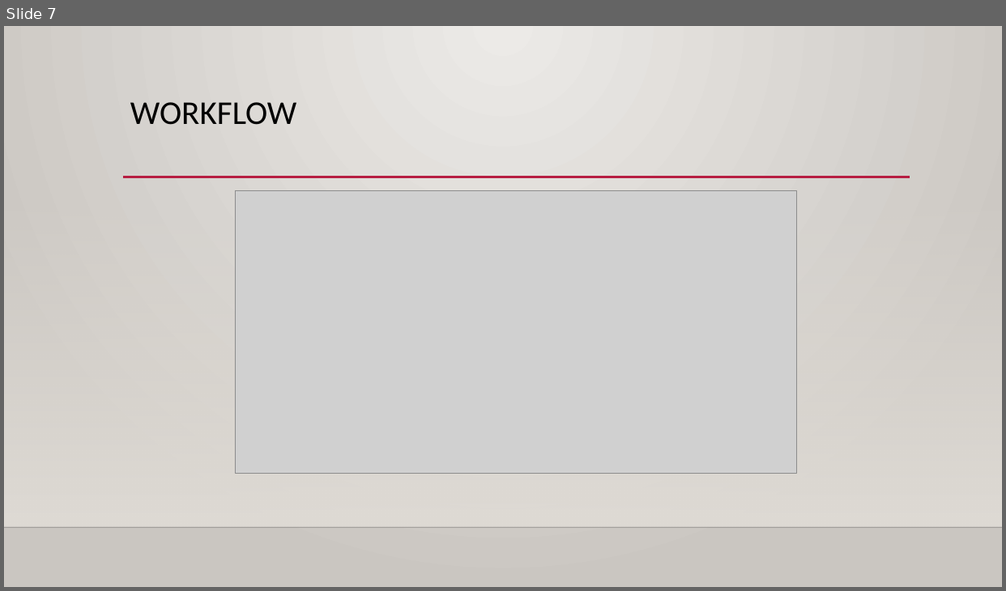
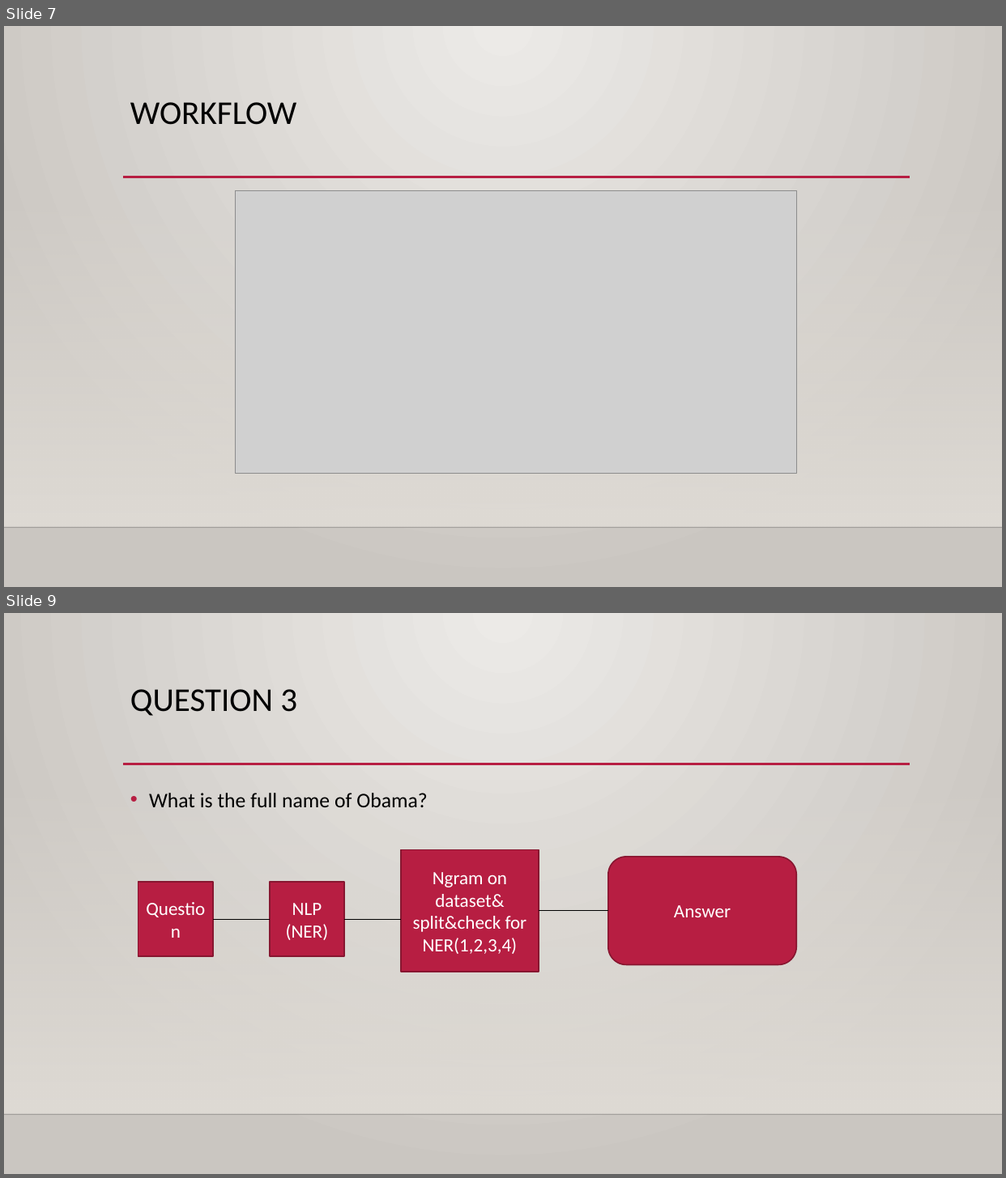
Before and after one commit to nikky4222/Knowledge-Discovery-Management-Summer-2017, a slide deck: Project/Source/Intelligent QA SYSTEM.pptx. Shown one above the other, each under a label of ours: slide 7 before the commit, slides 7 and 9 after it; the slides between them are not shown. The pictures are 1006x591 and 1006x1178 pixels, drawn with LibreOffice and Linux fonts; fonts in the diff are those of the drawing; grey boxes stand for pictures; background and template pictures are left out. Boxes give left, top, right and bottom in pixels: in the first picture for what was removed or moved away, otherwise in the second. Text is boxed around its words. In the diff, an @@ line names an element or a change of style, - is before the commit and + after.

```diff
--- a/Project/Source/Intelligent QA SYSTEM.pptx
+++ b/Project/Source/Intelligent QA SYSTEM.pptx
@@ slide 9 added at (x1=4, y1=613, x2=1002, y2=1174), background gradient #ECEAE7 to #CAC7C1; not listed: 3 template elements that a slide beside it also shows @@
@@ title added at (x1=130, y1=689, x2=297, y2=716), 32 pt, text #000000 @@
+QUESTION 3
@@ text added at (x1=149, y1=793, x2=428, y2=807), 20 pt, text #000000 @@
+• What is the full name of Obama?
@@ rectangle added at (x1=401, y1=850, x2=539, y2=972), fill #B71E42, outline #871631 1.25 pt, 18 pt, text #FFFFFF @@
+Ngram on dataset& split&check for NER(1,2,3,4)
@@ rounded rectangle added at (x1=608, y1=857, x2=797, y2=965), fill #B71E42, outline #871631 1.25 pt, 18 pt, text #FFFFFF @@
+Answer
@@ rectangle added at (x1=138, y1=882, x2=213, y2=956), fill #B71E42, outline #871631 1.25 pt, 18 pt, text #FFFFFF @@
+Question
@@ rectangle added at (x1=270, y1=882, x2=345, y2=956), fill #B71E42, outline #871631 1.25 pt, 18 pt, text #FFFFFF @@
+NLP
+(NER)
@@ line added from (213, 919) to (270, 919), #000000 0.75 pt @@
@@ line added from (345, 919) to (401, 919), #000000 0.75 pt @@
@@ line added from (539, 911) to (608, 911), #000000 0.75 pt @@
```
Also in this commit, not shown: 4 other slides added, 1 slide removed.
